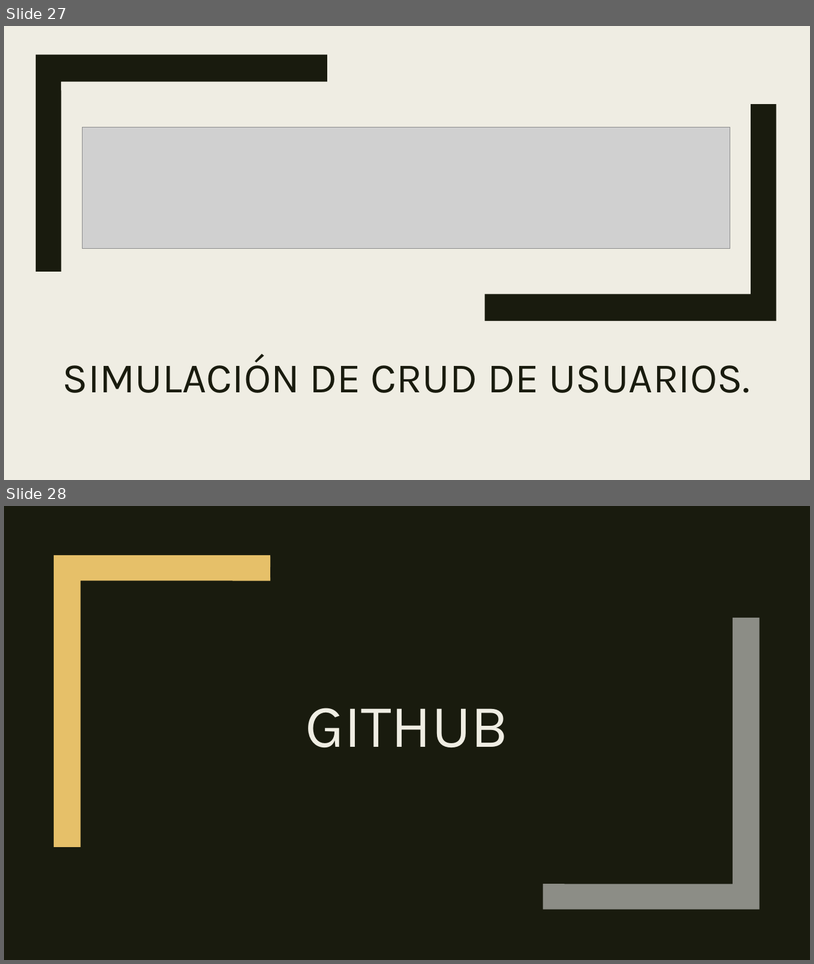
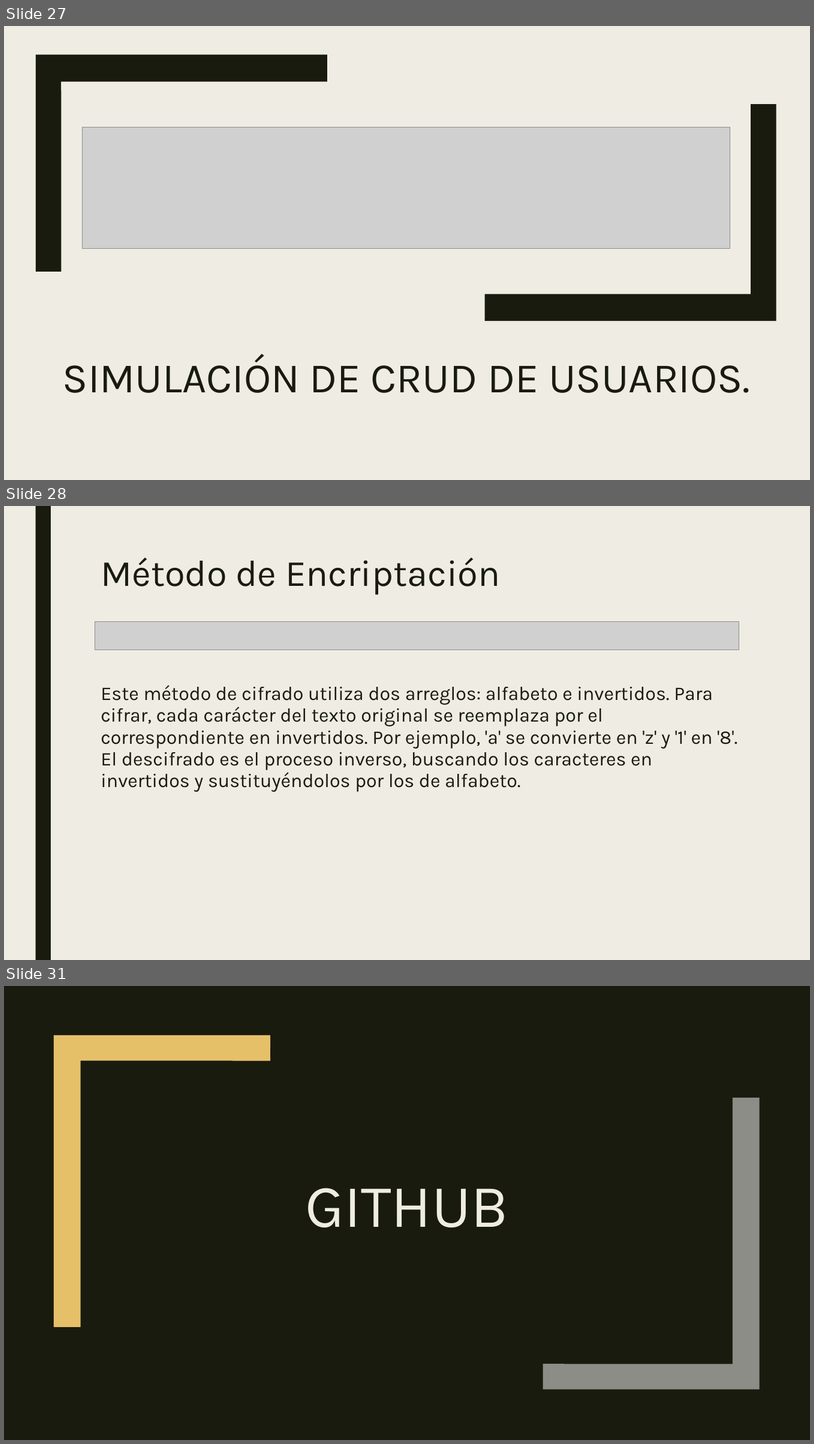
Before and after one commit to Helinks/SI-DLYTime, a slide deck: 3-Trimestre/DLYTimeDB.pptx. Shown one above the other, each under a label of ours: slides 27 and 28 before the commit, slides 27, 28 and 31 after it; the slides between them are not shown. The pictures are 814x964 and 814x1444 pixels, drawn with LibreOffice and Linux fonts; fonts in the diff are those of the drawing; grey boxes stand for pictures. Boxes give left, top, right and bottom in pixels: in the first picture for what was removed or moved away, otherwise in the second. Text is boxed around its words. In the diff, an @@ line names an element or a change of style, - is before the commit and + after.

```diff
--- a/3-Trimestre/DLYTimeDB.pptx
+++ b/3-Trimestre/DLYTimeDB.pptx
@@ slide 28 added at bbox=[4, 506, 810, 960], background #EFEDE3; not listed: 1 template element that a slide beside it also shows @@
@@ title added at bbox=[101, 558, 500, 595], 44 pt, text #191B0E @@
+Método de Encriptación
@@ picture added at bbox=[95, 622, 740, 649] @@
@@ text added at bbox=[101, 685, 738, 792], 23 pt, text #191B0E @@
+Este método de cifrado utiliza dos arreglos: alfabeto e invertidos. Para cifrar, cada carácter del texto original se reemplaza por el correspondiente en invertidos. Por ejemplo, 'a' se convierte en 'z' y '1' en '8'. El descifrado es el proceso inverso, buscando los caracteres en invertidos y sustituyéndolos por los de alfabeto.
@@ what was slide 28 is now slide 31 @@
```
Also in this commit, not shown: 6 slides changed, 10 other slides added, 7 slides removed.
